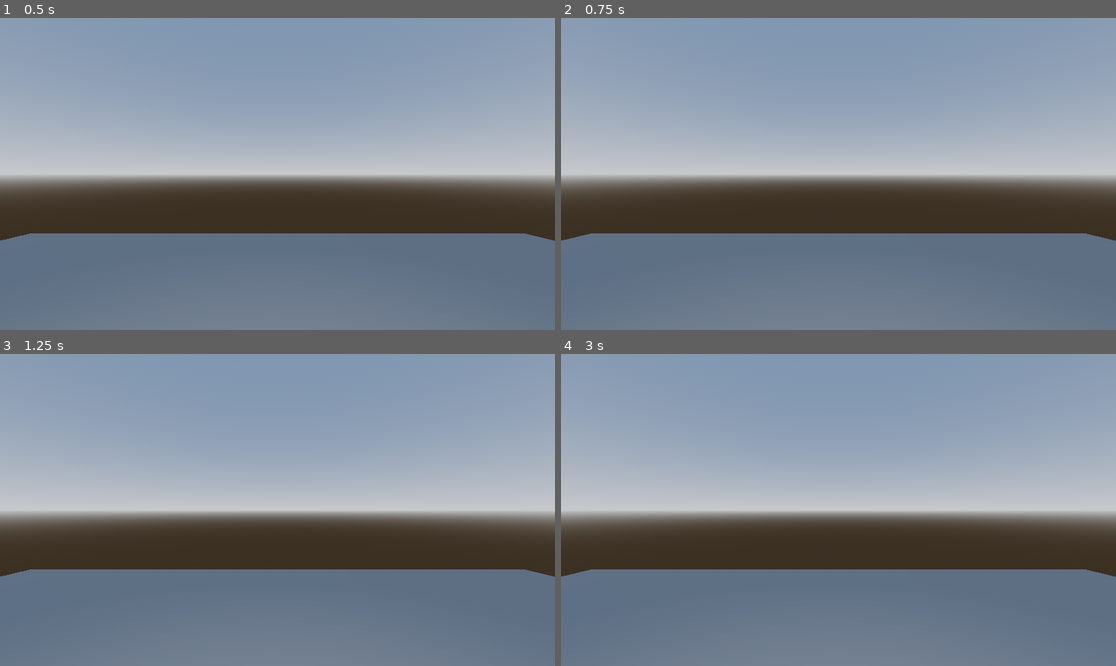
Above: before the commit, frames 1-4 (two rows, left to right).
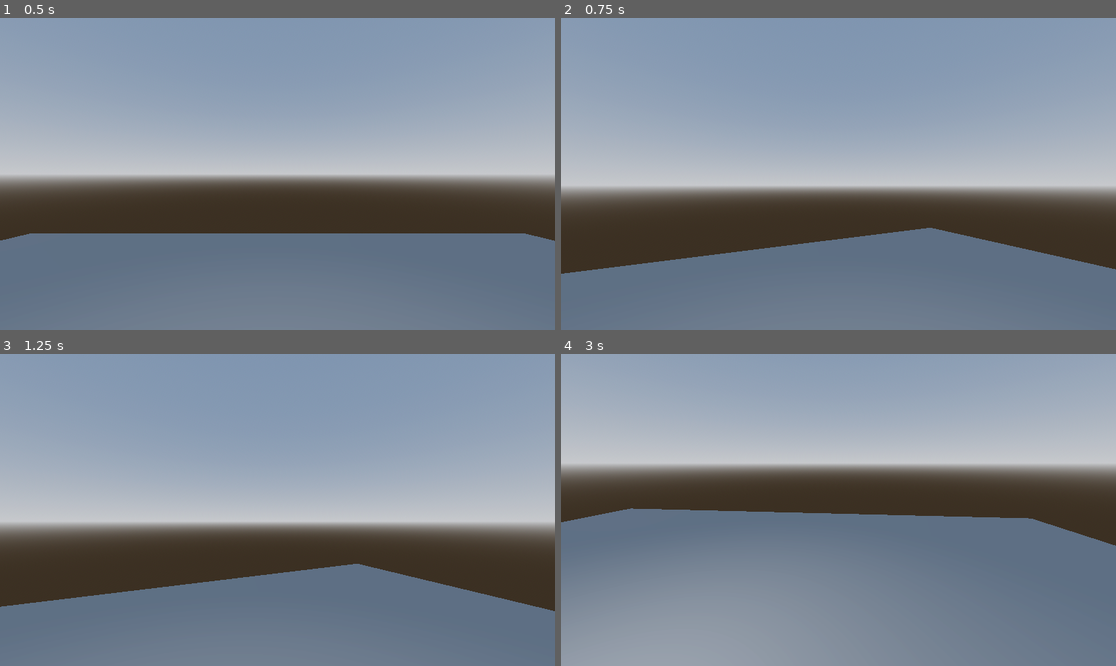
Above: after the commit, the same moments.

Repository: city-high-rider/soulswap
Game: Godot game, scene res://test_level.tscn
Same seed, same stepped clock (60 frames per second), same inputs: the game is played once before the commit and once after it. The project has no main scene, so this scene is started directly.
Inputs (mouse positions are in pixels of both pictures, inside the frame that each line leads up to):
- Up to frame 1 (0.5 s): no input
- Up to frame 2 (0.75 s): tap Enter at 0.5 s; move the mouse to (960, 158) at 0.52 s; hold D (right) from 0.53 s (still down)
- Up to frame 3 (1.25 s): keep holding D (right)
- Up to frame 4 (3 s): move the mouse to (727, 525) at 1.27 s; release D (right) at 1.28 s; hold S (back) 1.28-2.03 s; move the mouse to (894, 441) at 2.02 s; hold D (right) 2.03-2.78 s; move the mouse to (810, 572) at 2.77 s; hold W (forward) from 2.78 s (still down)

Frame 1 is identical in both runs. In frame 2, 13% of the frame differs, in the area x 0-100%, y 50-82%; in frame 3, 13%; in frame 4, 59%, in the area x 0-100%, y 21-100%.

Commit message:
added actions and payloads to ghost outputs.

Diff:
--- a/components/possessable_body.gd
+++ b/components/possessable_body.gd
@@ -17,8 +17,17 @@
 func _ready() -> void:
 	ghost.emitted_output.connect(_on_ghost_emitted_output)
 
-func _on_ghost_emitted_output(output: Vector2) -> void:
-	velocity = transform.basis * Vector3(output.x, 0, -output.y)
+
+# If only we had ADTs like in Haskell or Elm...
+func _on_ghost_emitted_output(action: String, payload) -> void:
+	match action:
+		"moving":
+			velocity = transform.basis * Vector3(payload.x, 0, -payload.y)
+		"looking":
+			rotate_y(deg_to_rad(-payload.x * 0.1))
+			camera.rotate_x(deg_to_rad(-payload.y * 0.1))
+			camera.rotation.x = clamp(camera.rotation.x, deg_to_rad(-89), deg_to_rad(89))
+
 
 func _physics_process(_delta: float) -> void:
 	move_and_slide()
--- a/ghost.gd
+++ b/ghost.gd
@@ -4,4 +4,6 @@
 # This is anything that can give inputs to a body (aka a shell).
 # It can be controlled either by a player input, or an AI.
 
-signal emitted_output(output: Vector2)
+# An action is what we're doing, a payload is data related to that action.
+# For example, strafing left will be sent as "moving", (-1, 0)
+signal emitted_output(action: String, payload)
--- a/player_ghost.gd
+++ b/player_ghost.gd
@@ -1,7 +1,13 @@
 extends Ghost
 
 # This is a ghost which is controlled by the player.
+func _ready() -> void:
+	# capture the mouse in the middle of the screen
+	Input.mouse_mode = Input.MOUSE_MODE_CAPTURED
+
 
 func _input(event: InputEvent) -> void:
-	var input_direction: Vector2 = Input.get_vector("ui_left", "ui_right", "ui_down", "ui_up")
-	emit_signal("emitted_output", input_direction)
+	var input_direction: Vector2 = Input.get_vector("left", "right", "back", "forward")
+	emit_signal("emitted_output", "moving", input_direction)
+	if event is InputEventMouseMotion:
+		emit_signal("emitted_output", "looking", Vector2(event.relative.x, event.relative.y))
